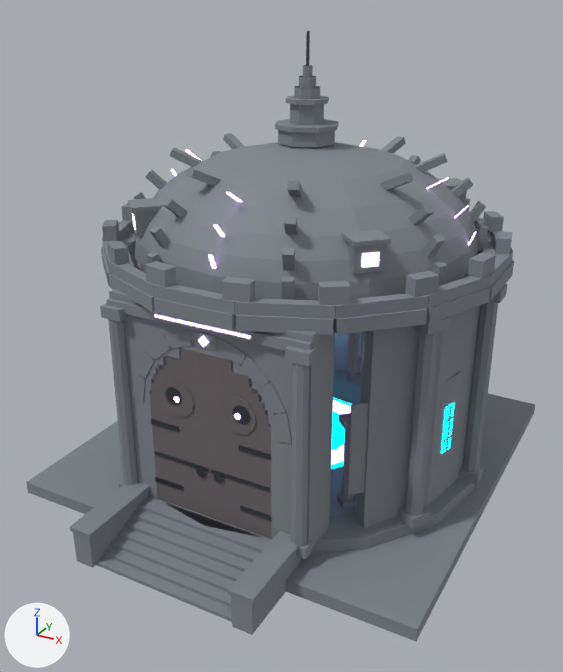
An edit to the FBX model assets/models/facilities/SynthesisChamber.fbx, drawn before and after from the same camera.
Camera for both pictures: a camera (50 mm lens) standing at (32.7, -64.2, 44.9) and looking at (0.3, -5.3, 15.4). The lights are fixed; the arrows at lower left show +X, +Y and +Z. The first picture is the older version. Where no turn or scale is listed for an object, it has been applied to the vertices. Vertices at exactly the same position are counted once.

Objects in the first picture: 'Chamber_Door_Left', 'Chamber_Door_Right', 'Chamber_Exterior_StaticMesh', 'Chamber_Interior_StaticMesh', 'Chamber_MagicCircle_Neon'.
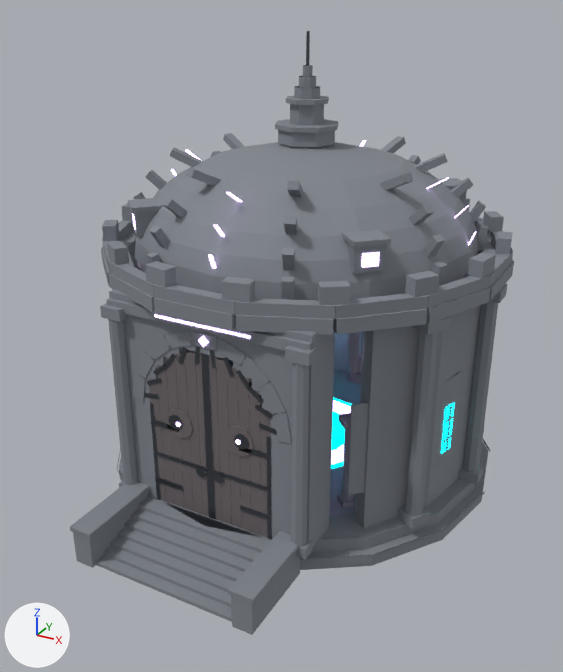
Boxes [x1, y1, x2, y2] around the edits, measured in the pictures (563 x 672 px; the box of a moved part takes in the faces that stretch with it):
'Chamber_Exterior_StaticMesh', reshaped (13% narrower): before [26, 31, 535, 641]; after [70, 31, 514, 635]
'Chamber_Door_Right', reshaped (41% narrower): before [150, 348, 272, 538]; after [205, 349, 277, 539]
'Chamber_Door_Left', reshaped (43% narrower): before [150, 354, 271, 517]; after [144, 346, 212, 518]
part 1 of me_chamber_exterior_staticmesh_mesh_002, added: after [119, 441, 488, 570]
part 2 of me_chamber_exterior_staticmesh_mesh_002, rebuilt: before [26, 394, 535, 641]; after [117, 439, 490, 562]
part 3 of me_chamber_door_right_mesh_002, added: after [238, 376, 252, 531]
part 4 of me_chamber_door_right_mesh_002, added: after [260, 410, 271, 538]
part 5 of me_chamber_door_right_mesh_002, added: after [267, 437, 272, 539]
part 6 of me_chamber_door_right_mesh_002, added: after [205, 354, 216, 519]
part 7 of me_chamber_door_right_mesh_002, added: after [234, 434, 249, 450]
part 8 of me_chamber_door_right_mesh_002, moved or reshaped: before [234, 413, 241, 420]; after [235, 439, 241, 445]
part 9 of me_chamber_door_right_mesh_002, deleted: before [232, 405, 251, 425]
part 10 of me_chamber_door_right_mesh_002, moved or reshaped: before [150, 348, 272, 538]; after [210, 349, 277, 435]
part 11 of me_chamber_door_left_mesh_002, added: after [166, 357, 185, 508]
part 12 of me_chamber_door_left_mesh_002, added: after [150, 403, 161, 500]
part 13 of me_chamber_door_left_mesh_002, added: after [201, 353, 212, 518]
part 14 of me_chamber_door_left_mesh_002, added: after [169, 415, 182, 430]
part 15 of me_chamber_door_left_mesh_002, moved or reshaped: before [174, 396, 180, 403]; after [176, 422, 181, 427]
part 16 of me_chamber_door_left_mesh_002, deleted: before [165, 387, 182, 405]
part 17 of me_chamber_door_left_mesh_002, moved or reshaped: before [150, 354, 271, 517]; after [144, 346, 209, 517]

The change, as a list of edits to the scene's bpy script:
```text
Change me_chamber_exterior_staticmesh_mesh_002:
    remove me_chamber_exterior_staticmesh_mesh_002.from_pydata(...)  # 2006 vertices, 1466 faces; spans x -20.0..20.0, y -25.5..20.0, z 0.0..41.9
    add me_chamber_exterior_staticmesh_mesh_002.from_pydata(...)  # 2062 vertices, 1494 faces; spans x -19.6..19.6, y -25.5..19.6, z 0.0..41.9
    me_chamber_exterior_staticmesh_mesh_002 part 1: a new loose piece, a 16-sided cylinder along z spanning x -19.4..19.4, y -19.4..19.4, z 0.0..1.2, in mat_mat_darkgothicstone (grey #838890)
    me_chamber_exterior_staticmesh_mesh_002 part 2: the loose piece of 8 vertices spanning x -20.0..20.0, y -20.0..20.0, z 0.0..1.2 is rebuilt with 32 vertices and now spans x -19.6..19.6, y -19.6..19.6, z 1.0..1.2
Change me_chamber_door_right_mesh_002:
    remove me_chamber_door_right_mesh_002.from_pydata(...)  # 148 vertices, 108 faces; spans x -12.0..0.0, y -0.2..0.6, z 0.1..16.0
    add me_chamber_door_right_mesh_002.from_pydata(...)  # 216 vertices, 150 faces; spans x -6.0..0.6, y -0.2..0.7, z 0.0..16.5
    me_chamber_door_right_mesh_002 part 3: a new loose piece, a box spanning x -2.98..-2.01, y 0.0..0.6, z 0.0..14.77, in mat_mat_heavydoortimber (grey #766e71)
    me_chamber_door_right_mesh_002 part 4: a new loose piece, a box spanning x -0.99..-0.01, y 0.0..0.6, z 0.0..12.3, in mat_mat_heavydoortimber (grey #766e71)
    me_chamber_door_right_mesh_002 part 5: a new loose piece, a box spanning x -0.36..0.0, y -0.06..0.66, z -0.01..9.94, in mat_mat_darkforgediron (dark grey #5a5d63)
    me_chamber_door_right_mesh_002 part 6: a new loose piece, a box spanning x -6.0..-5.64, y -0.06..0.66, z 0.02..15.92, in mat_mat_darkforgediron (dark grey #5a5d63)
    me_chamber_door_right_mesh_002 part 7: a new loose piece, a 10-sided cylinder along y spanning x -3.42..-1.98, y -0.16..-0.02, z 8.17..9.53, in mat_mat_darkforgediron (dark grey #5a5d63)
    me_chamber_door_right_mesh_002 part 8: the loose piece of 16 vertices spanning x -3.3..-2.7, y -0.2..0.0, z 10.9..11.4 is moved by (0.0, 0.0, -2.4)
    me_chamber_door_right_mesh_002 part 9: the loose piece of 20 vertices spanning x -3.5..-1.8, y -0.2..0.0, z 10.5..12.2 is deleted
    me_chamber_door_right_mesh_002 part 10: 44 vertices removed from x -12.0..0.0, y 0.0..0.6, z 0.1..16.0; 48 vertices added at x -5.5..0.6, y -0.1..0.7, z 10.4..16.5
    other edits to the shape of me_chamber_door_right_mesh_002 do not show in these pictures
Change me_chamber_door_left_mesh_002:
    remove me_chamber_door_left_mesh_002.from_pydata(...)  # 148 vertices, 108 faces; spans x 0.0..12.0, y -0.2..0.6, z 0.0..15.9
    add me_chamber_door_left_mesh_002.from_pydata(...)  # 216 vertices, 150 faces; spans x -0.6..6.0, y -0.2..0.7, z 0.0..16.5
    me_chamber_door_left_mesh_002 part 11: a new loose piece, a box spanning x 2.02..2.99, y 0.0..0.6, z 0.0..14.77, in mat_mat_heavydoortimber (grey #766e71)
    me_chamber_door_left_mesh_002 part 12: a new loose piece, a box spanning x 0.0..0.36, y -0.06..0.66, z -0.01..9.94, in mat_mat_darkforgediron (dark grey #5a5d63)
    me_chamber_door_left_mesh_002 part 13: a new loose piece, a box spanning x 5.64..6.0, y -0.06..0.66, z 0.02..15.92, in mat_mat_darkforgediron (dark grey #5a5d63)
    me_chamber_door_left_mesh_002 part 14: a new loose piece, a 10-sided cylinder along y spanning x 1.98..3.42, y -0.16..-0.02, z 8.17..9.53, in mat_mat_darkforgediron (dark grey #5a5d63)
    me_chamber_door_left_mesh_002 part 15: the loose piece of 16 vertices spanning x 2.7..3.3, y -0.2..0.0, z 10.9..11.4 is moved by (0.0, 0.0, -2.4)
    me_chamber_door_left_mesh_002 part 16: the loose piece of 20 vertices spanning x 1.8..3.5, y -0.2..0.0, z 10.5..12.2 is deleted
    me_chamber_door_left_mesh_002 part 17: 4 vertices moved from x 6.0..8.4, y 0.0..0.6, z 15.9 to x 5.0..6.0, y 0.0..0.6, z 15.9; 38 vertices removed from x 0.0..12.0, y 0.0..0.6, z 0.1..14.9; 50 vertices added at x -0.6..5.5, y -0.1..0.7, z 0.0..16.5
    other edits to the shape of me_chamber_door_left_mesh_002 do not show in these pictures
```
